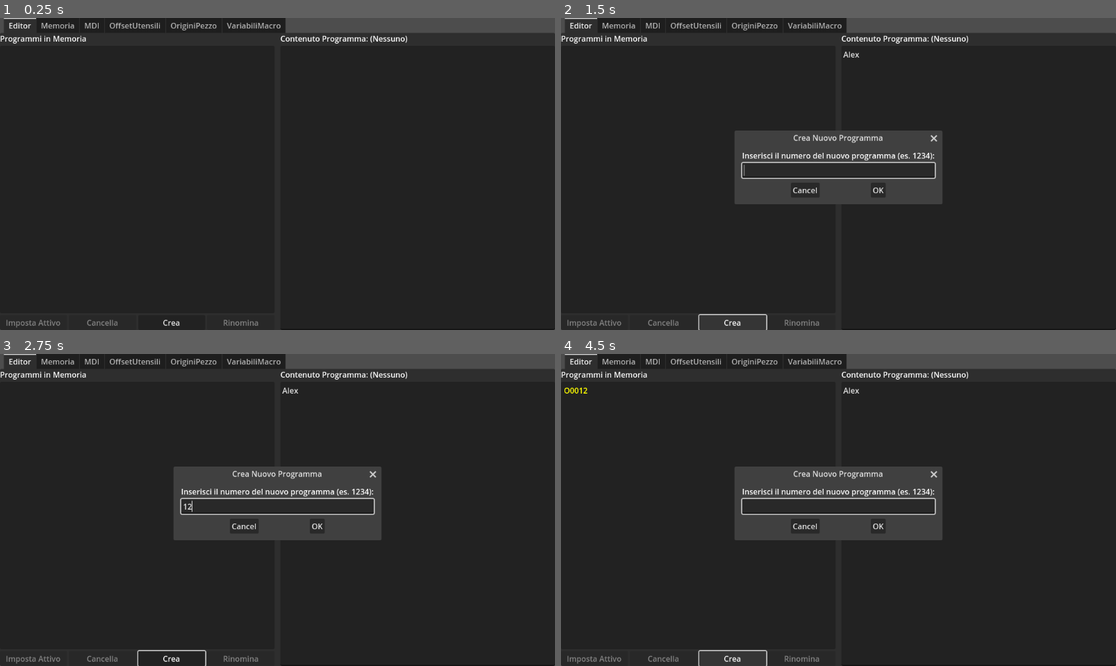
Above: before the commit, frames 1-4 (two rows, left to right).
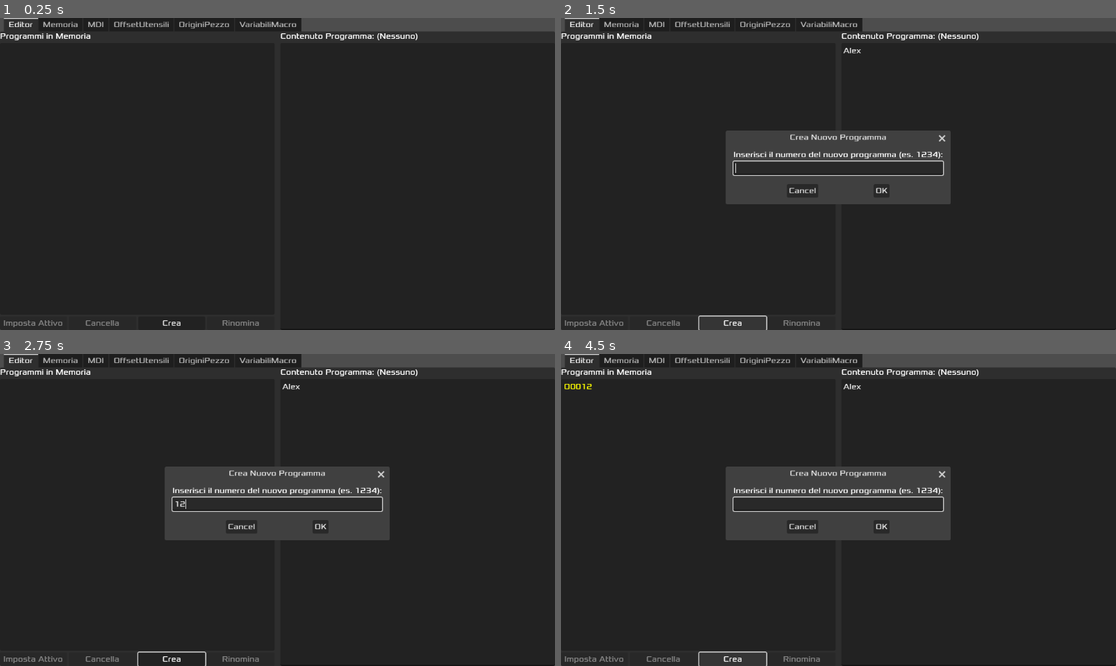
Above: after the commit, the same moments.

Repository: FiguraCinque/CNC-SIM
Game: Godot game, scene res://CNC_Interface.tscn
Two runs of this game, one before a commit and one after it. Both use one fixed random seed, a clock stepped at 60 frames per second and the inputs below.
Inputs (mouse positions are in pixels of both pictures, inside the frame that each line leads up to):
- Up to frame 1 (0.25 s): no input
- Up to frame 2 (1.5 s): click (977, 186) at 0.52 s; type "Alex" at 0.6 s; click "Crea" at 1.25 s
- Up to frame 3 (2.75 s): click (277, 506) at 2.02 s; type "12" at 2.1 s
- Up to frame 4 (4.5 s): click "OK" at 2.75 s; click "Imposta Attivo" at 3.5 s; click "Crea" at 4.25 s

The runs differ from the first frame. In frame 1, 1.7% of the frame differs, in the area x 0-100%, y 0-100%; in frame 2, 4.2%; in frame 3, 4.2%; in frame 4, 4.3%.

Commit message:
Altro lavoro sulla GUI

Diff:
--- a/CNC_Interface.tscn
+++ b/CNC_Interface.tscn
@@ -13,6 +13,7 @@
 anchor_bottom = 1.0
 grow_horizontal = 2
 grow_vertical = 2
+pivot_offset = Vector2(2026, 1381)
 script = ExtResource("1_2hfcp")
 
 [node name="MarginContainer" type="MarginContainer" parent="."]
--- /dev/null
+++ b/GIU_theme_2.tres
@@ -0,0 +1,6 @@
+[gd_resource type="Theme" load_steps=2 format=3 uid="uid://cxyclyjh4bwkk"]
+
+[ext_resource type="FontFile" path="res://fonts/xolonium/Xolonium.tres" id="1_isnsk"]
+
+[resource]
+default_font = ExtResource("1_isnsk")
--- a/GUI_theme.tres
+++ /dev/null
@@ -1,3 +0,0 @@
-[gd_resource type="Theme" format=3 uid="uid://cddchn081cun0"]
-
-[resource]
--- a/project.godot
+++ b/project.godot
@@ -19,3 +19,7 @@
 [autoload]
 
 CncMemory="*res://CNCMemory.gd"
+
+[gui]
+
+theme/custom="uid://cxyclyjh4bwkk"
